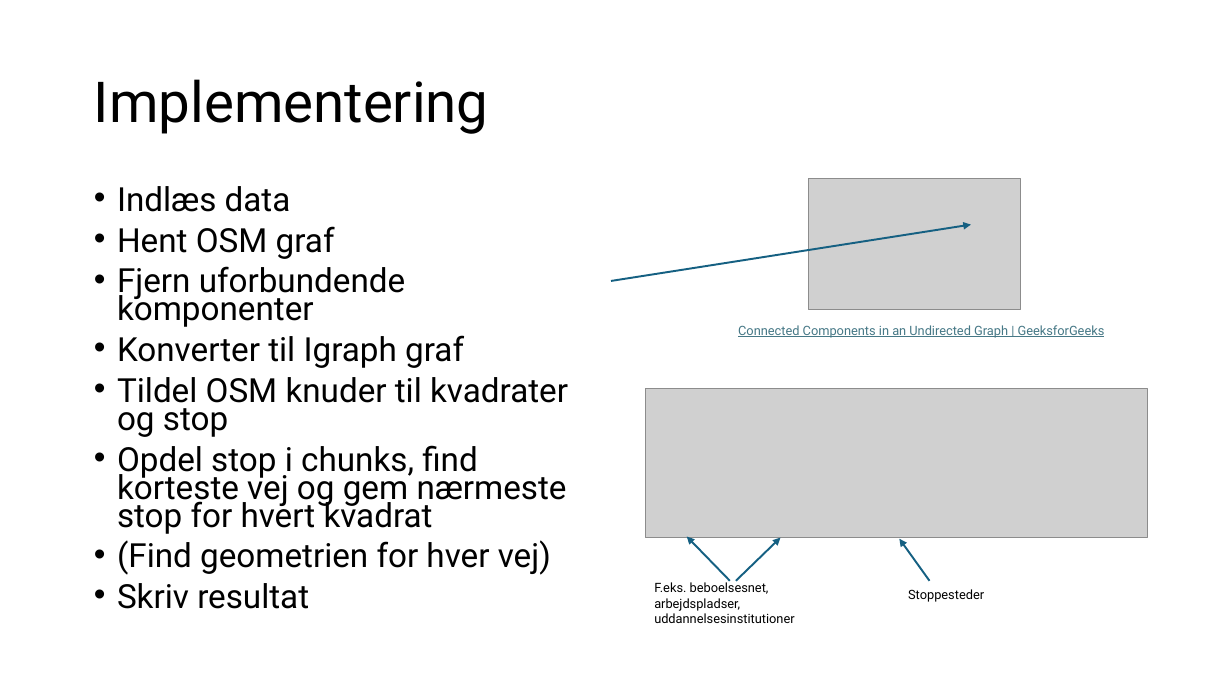
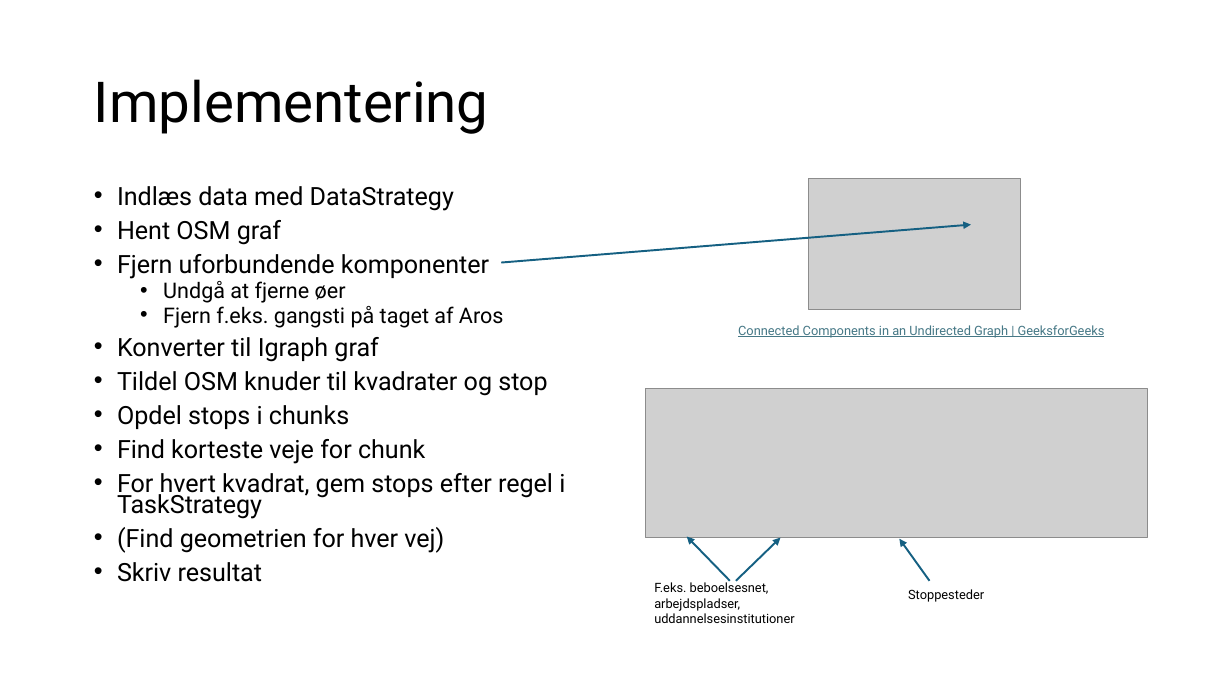
Before and after one commit to midttrafik/Kvadratnet, a slide deck: slide 23 of ERFA_præsentation.pptx (slide 10 before the commit). Drawn at 1232x693 pixels with LibreOffice and Linux fonts; fonts in the diff are those of the drawing; grey boxes stand for pictures. Boxes give left, top, right and bottom in pixels: in the first picture for what was removed or moved away, otherwise in the second. Text is boxed around its words. In the diff, an @@ line names an element or a change of style, - is before the commit and + after.

```diff
--- a/ERFA_præsentation.pptx
+++ b/ERFA_præsentation.pptx
@@ text at (117,186,454,211): text changed; size 25.9 to 19.6 pt @@
-• Indlæs data
+• Indlæs data med DataStrategy
@@ text at (117,220,547,582): size 25.9 to 19.6 pt in "Hent OSM graf", "Fjern uforbundende komponenter", "Konverter til Igraph graf", "Tildel OSM knuder til kvadrater og stop" and 2 more places @@
@@ arrow moved from (611, 281) - (971, 225) to (501, 262) - (971, 225) @@
@@ text at (163,281,504,328): paragraphs added @@
+  • Undgå at fjerne øer
+  • Fjern f.eks. gangsti på taget af Aros
@@ text at (117,405,565,519): text changed; size 25.9 to 19.6 pt @@
-• Opdel stop i chunks, find korteste vej og gem nærmeste stop for hvert kvadrat
+• Opdel stops i chunks
+• Find korteste veje for chunk
+• For hvert kvadrat, gem stops efter regel i TaskStrategy
```
Also in this commit, not shown: 3 other slides changed, 13 slides added.
